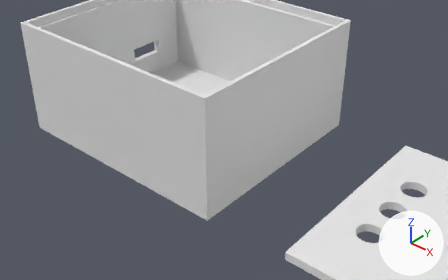
The Blender file scatolotta.blend as it was, and as the next commit left it.
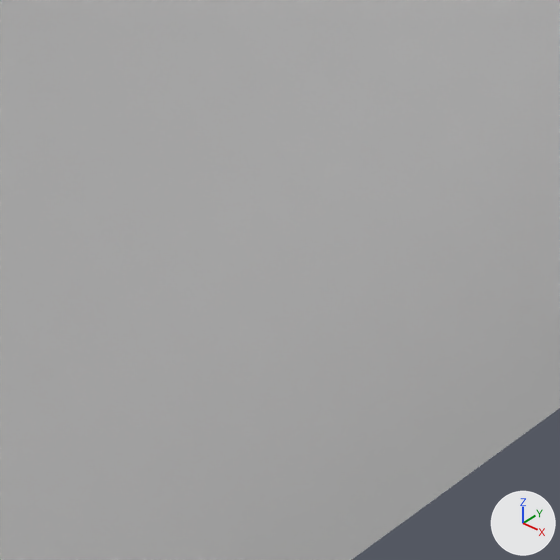
There are two pictures of each version: one from a 50 mm lens placed at (10.18, -10.49, 8.63), pointed at (2.45, -1.44, 1.23), one close up on the part from 47% to 65% of the width and 35% to 65% of the height. The axes (+X, +Y, +Z) are drawn at lower right. The lights are the same throughout.

In view in the first close-up: 'scatola'.
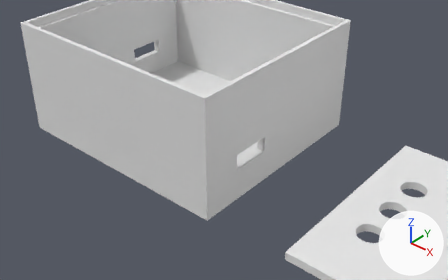
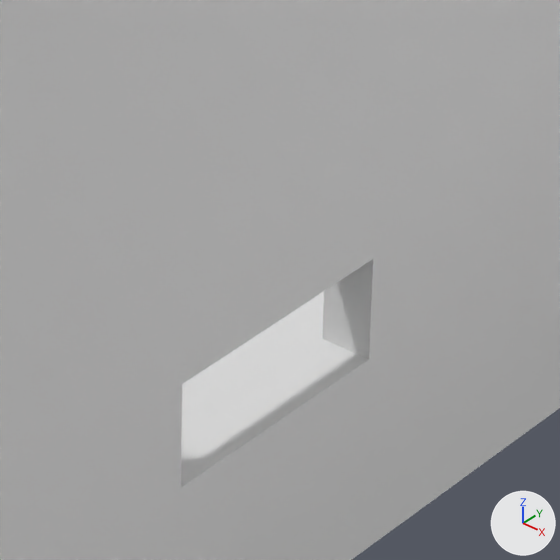
Where the change shows, as pixel boxes (x1, y1, x2, y2) in the close-ups (560 x 560 px):
```json
{"part": 1, "of": "me_cube", "change": "built on", "before": [179, 258, 376, 488], "after": [179, 258, 376, 488]}
```

The change, as JSON lines over the scene's bpy script:
```json
{"block": "me_cube", "where": "me_cube.from_pydata(...)  # 35 vertices, 24 faces; spans x -1.0..1.0, y -1.0..1.0, z -1.0..1.0"}
{"block": "me_cube", "where": "# used by ob_scatola; location = (0.0, 0.0, 1.5); scale = (3.05, 2.7, 1.5)"}
{"block": "me_cube", "where": "# verts and faces of me_cube; kept vertices keep their numbers, new ones are numbered from 35"}
{"block": "me_cube", "where": "# before: 0 (1.0, 1.0, -1.0), 1 (1.0, -1.0, -1.0), 4 (1.0, 1.0, 1.0), 6 (1.0, -1.0, 1.0), 25 (0.93, 0.93, 0.87)"}
{"block": "me_cube", "where": "# before: 26 (0.93, -0.93, 0.87), 33 (0.93, 0.93, -0.87), 34 (0.93, -0.93, -0.87)"}
{"block": "me_cube", "change": "me_cube part 1"}
{"op": "add", "block": "me_cube", "code": "delete_faces([(0, 4, 6, 1), (25, 33, 34, 26)])"}
{"op": "add", "block": "me_cube", "code": "verts[35] = (0.93, -0.63, -0.47)"}
{"op": "add", "block": "me_cube", "code": "verts[36] = (0.93, -0.26, -0.47)  # pixel (322, 338)"}
{"op": "add", "block": "me_cube", "code": "verts[37] = (0.93, -0.26, -0.2)"}
{"op": "add", "block": "me_cube", "code": "verts[38] = (0.93, -0.63, -0.2)"}
{"op": "add", "block": "me_cube", "code": "for new, old in zip([*range(39, 43)], [*range(35, 39)]): verts[new] = verts[old] + (0.07, 0.0, 0.0)"}
{"op": "add", "block": "me_cube", "code": "faces += [(0, 4, 6, 1, 39, 42, 41), (0, 41, 40, 39, 1), (25, 33, 34, 35, 36, 37, 26), (26, 37, 38, 35, 34), (36, 40, 41, 37), (37, 41, 42, 38)]"}
{"op": "add", "block": "me_cube", "code": "faces += [(35, 39, 40, 36), (35, 38, 42, 39)]"}
```
